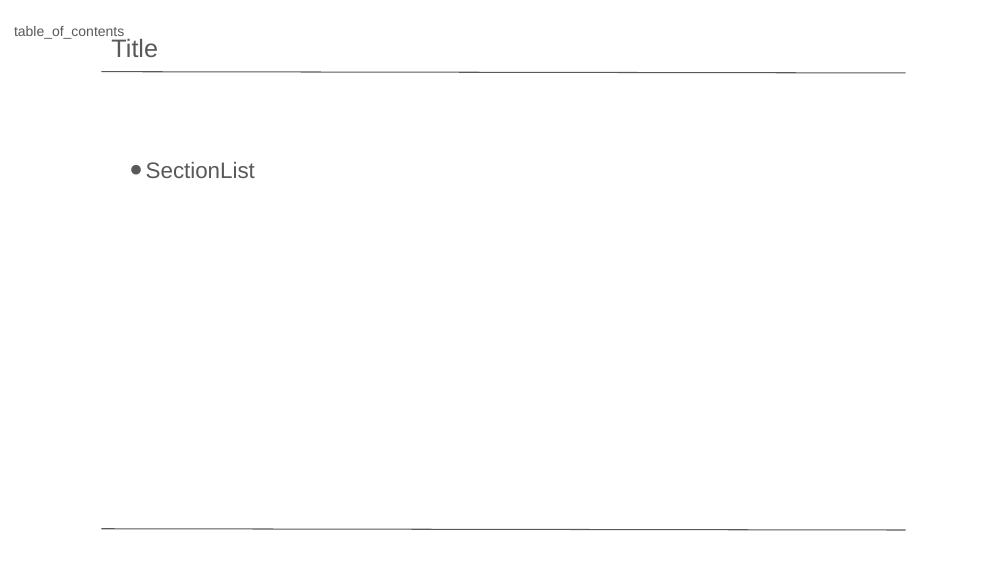
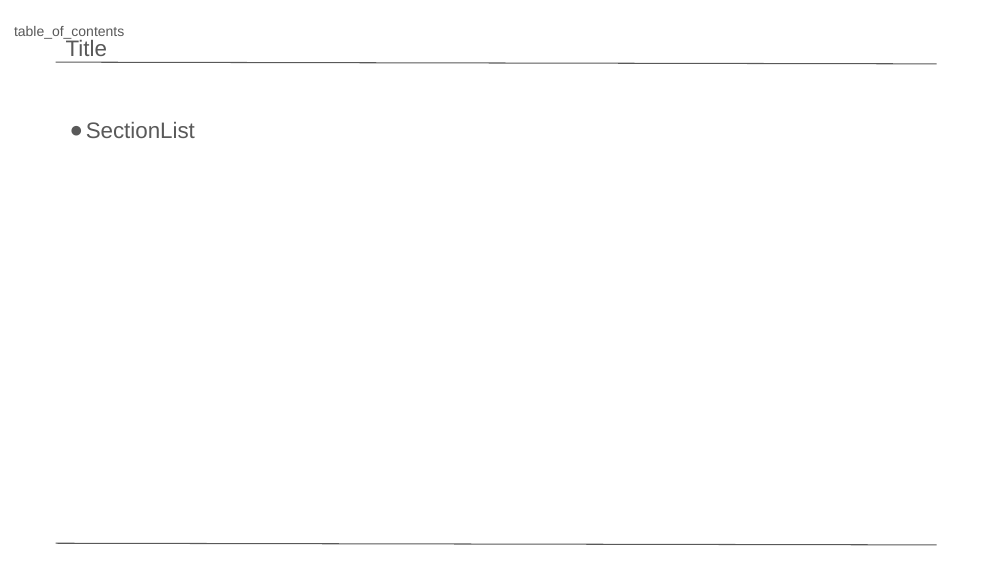
Before and after one commit to hjjunl/llm_proposal_mvp, a slide deck: slide 2 of proposal_ai_agent/DB/rfp_to_proposal.pptx. Drawn at 1008x567 pixels with LibreOffice and Linux fonts; fonts in the diff are those of the drawing. Boxes give left, top, right and bottom in pixels: in the first picture for what was removed or moved away, otherwise in the second. Text is boxed around its words. In the diff, an @@ line names an element or a change of style, - is before the commit and + after.

```diff
--- a/proposal_ai_agent/DB/rfp_to_proposal.pptx
+++ b/proposal_ai_agent/DB/rfp_to_proposal.pptx
@@ text "Title": place and size @@
-text "Title" at [111, 38, 158, 57]
+text "Title" at [66, 38, 107, 56]
@@ text "Title" at [66, 38, 107, 56]: size 18 to 16 pt @@
@@ line moved from (102, 72) - (906, 73) to (55, 62) - (936, 64) @@
@@ text "SectionList": place and size @@
-text "SectionList" at [146, 162, 255, 178]
+text "SectionList" at [86, 122, 195, 138]
@@ line moved from (102, 529) - (906, 530) to (55, 543) - (936, 545) @@
```
Also in this commit, not shown: 6 other slides changed, 3 other files.
